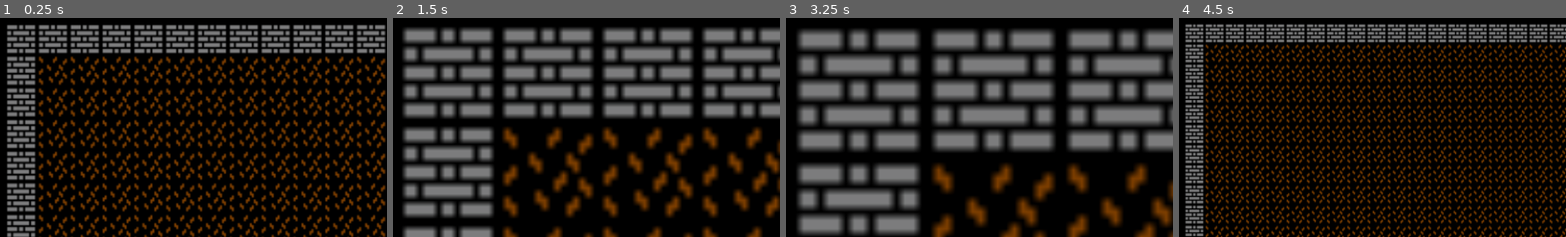
Above: before the commit, frames 1-4 (left to right).
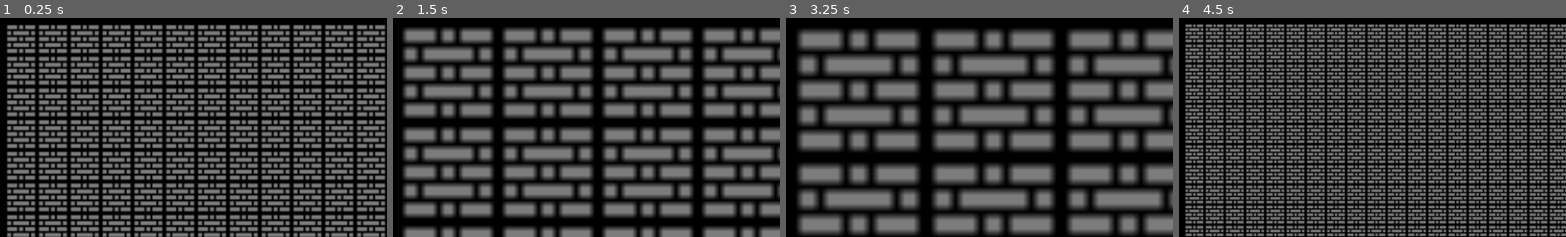
Above: after the commit, the same moments.

Repository: mat148/RougeLikeDev-2024-Take-2
Game: Godot game, scene res://src/Game/grid-test.tscn
Two runs of this game, one before a commit and one after it. Both use one fixed random seed, a clock stepped at 60 frames per second and the inputs below. This scene is started directly instead of the project's main scene.
Inputs:
- Up to frame 1 (0.25 s): no input
- Up to frame 2 (1.5 s): tap Enter at 0.5 s; hold Right (ui_right) 0.53-1.28 s; tap Space at 1.25 s; hold Down (ui_down) from 1.28 s (still down)
- Up to frame 3 (3.25 s): release Down (ui_down) at 2.03 s; hold Right (ui_right) 2.03-2.78 s; tap Enter at 2.75 s; hold Up (ui_up) from 2.78 s (still down)
- Up to frame 4 (4.5 s): release Up (ui_up) at 3.53 s; hold Left (ui_left) from 3.53 s (still down); tap Space at 4.25 s

The runs differ from the first frame. In frame 1, 54% of the frame differs, in the area x 9-100%, y 17-100%; in frame 2, 27%; in frame 3, 17%; in frame 4, 61%, in the area x 6-100%, y 12-100%.

Commit message:
merged polygons

Diff:
--- /dev/null
+++ b/assets/definitions/tiles/tile_config.tres
@@ -0,0 +1,6 @@
+[gd_resource type="Resource" script_class="TileConfig" load_steps=2 format=3 uid="uid://dglh60nkxk7hp"]
+
+[ext_resource type="Script" path="res://src/Map/tile_config.gd" id="1_ajrlx"]
+
+[resource]
+script = ExtResource("1_ajrlx")
--- /dev/null
+++ b/assets/definitions/tiles/tile_definition_grass.tres
@@ -0,0 +1,16 @@
+[gd_resource type="Resource" script_class="TileDefinition" load_steps=4 format=3 uid="uid://2e5tvssfq4wh"]
+
+[ext_resource type="Script" path="res://src/Map/tile_definition.gd" id="1_2ehpn"]
+[ext_resource type="Texture2D" uid="uid://eda6dnpl0wd1" path="res://assets/images/monochrome_packed.png" id="2_5ry2q"]
+
+[sub_resource type="AtlasTexture" id="AtlasTexture_ttefu"]
+atlas = ExtResource("2_5ry2q")
+region = Rect2(112, 0, 16, 16)
+
+[resource]
+script = ExtResource("1_2ehpn")
+texture = SubResource("AtlasTexture_ttefu")
+color_lit = Color(1, 1, 1, 1)
+color_dark = Color(0.498039, 0.498039, 0.498039, 1)
+is_walkable = true
+is_transparent = true
--- a/src/Game/game-grid.gd
+++ b/src/Game/game-grid.gd
@@ -1,7 +1,7 @@
 class_name GameGrid
 extends Node2D
 
-var thread = Thread
+#var thread: Thread
 
 const player_definition: EntityDefinition = preload("res://assets/definitions/entities/actors/entity_definition_player.tres")
 const tile_size = 16
@@ -14,12 +14,13 @@
 
 
 func _ready() -> void:
-	thread = thread.new()
+	#thread = Thread.new()
+	#thread.start(map.generate)
 	#player = Entity.new(Vector2i.ZERO, player_definition)
 	#remove_child(camera)
 	#player.add_child(camera)
 	#entities.add_child(player)
-	map.generate(player)
+	map.generate()
 	#map.update_fov(player.grid_position)
 
 
--- /dev/null
+++ b/src/Game/polygon_test.gd
@@ -0,0 +1,29 @@
+extends Node2D
+
+@export var polygon1: Polygon2D
+@export var polygon2: Polygon2D
+
+@export var polygon3: Polygon2D
+
+func _ready() -> void:
+	print(polygon1.polygon)
+	print(polygon2.polygon)
+
+	var transformed_polygon_1 = polygon1.transform * polygon1.polygon
+	polygon1.transform = Transform2D.IDENTITY
+	polygon1.polygon = transformed_polygon_1
+
+	var transformed_polygon_2 = polygon2.transform * polygon2.polygon
+	polygon2.transform = Transform2D.IDENTITY
+	polygon2.polygon = transformed_polygon_2
+
+	var merged_polygon = Geometry2D.merge_polygons(polygon1.polygon, polygon2.polygon)
+
+	polygon3.polygon = merged_polygon[0]
+	print(merged_polygon)
+
+	#var result = Geometry2D.merge_polygons(polygon1.polygon, polygon2.polygon)
+	#print(result)
+	#
+	#polygon3.polygon = result[0]
+	#polygon3.transform.basis_xform(polygon2.position)
--- /dev/null
+++ b/src/Game/polygon_test.tscn
@@ -0,0 +1,22 @@
+[gd_scene load_steps=2 format=3 uid="uid://ch6xi8brlaakc"]
+
+[ext_resource type="Script" path="res://src/Game/polygon_test.gd" id="1_a0ktl"]
+
+[node name="PolygonTest" type="Node2D" node_paths=PackedStringArray("polygon1", "polygon2", "polygon3")]
+script = ExtResource("1_a0ktl")
+polygon1 = NodePath("Polygon2D")
+polygon2 = NodePath("Polygon2D2")
+polygon3 = NodePath("Polygon2D3")
+
+[node name="Polygon2D" type="Polygon2D" parent="."]
+color = Color(0, 0, 0.560784, 1)
+polygon = PackedVector2Array(0, 0, 0, 64, 64, 64, 64, 0)
+
+[node name="Polygon2D2" type="Polygon2D" parent="."]
+position = Vector2(64, 0)
+color = Color(0.760784, 0, 0, 1)
+polygon = PackedVector2Array(0, 0, 0, 64, 64, 64, 64, 0)
+
+[node name="Polygon2D3" type="Polygon2D" parent="."]
+position = Vector2(0, 128)
+color = Color(0, 0.85098, 0.560784, 1)
--- a/src/Map/grid-test/grid-generator.gd
+++ b/src/Map/grid-test/grid-generator.gd
@@ -1,9 +1,16 @@
 class_name GridGenerator
 extends Node
 
+var directions = [
+	Vector2.UP,
+	Vector2.LEFT,
+	Vector2.DOWN,
+	Vector2.RIGHT
+]
+
 @export_category("Map Dimensions")
-@export var map_width: int = 310
-@export var map_height: int = 310
+@export var map_width: int = 132
+@export var map_height: int = 132
 
 @export_category("Rooms RNG")
 @export var max_rooms: int = 30
@@ -12,52 +19,169 @@
 
 var _rng := RandomNumberGenerator.new()
 
+var plots: Array[Plot] = []
+var roads: Array[Road] = []
+
+var plot_size = 11
+var road_size = 11
+
 
 func _ready() -> void:
 	_rng.randomize()
 
-func generate_dungeon(player: Entity) -> MapDataGrid:
-	var plot_size = 20
-	var road_size = 11
-
+func generate_dungeon() -> MapDataGrid:
 	# Check if map_width and map_height are divisible by plot_size
-	if map_width % (plot_size + road_size) != 0:
+	if map_width % (plot_size * 2) != 0:
 		printerr("Error: map_width must be divisible by the plot_size of ", plot_size)
-	if map_height % (plot_size + road_size) != 0:
+	if map_height % (plot_size * 2) != 0:
 		printerr("Error: map_height must be divisible by the plot_size of ", plot_size)
 
 	var dungeon := MapDataGrid.new(map_width, map_height)
-
-	var rooms: Array[Rect2i] = []
 
 	#Roads 11
 	#Plot 10
 
-	var calc_width = map_width/(plot_size + road_size)
-	var calc_height = map_height/(plot_size + road_size)
-
-	var x: int = 0
-	var y: int = 0
-	for width in calc_width:
-		for height in calc_height:
-			var new_room := Rect2i(
-				width * (plot_size + road_size),
-				height * (plot_size + road_size), plot_size, plot_size)
-
-			var has_intersections := false
-			for room in rooms:
-				# Rect2i.intersects() checks for overlapping points. In order to allow bordering rooms one room is shrunk.
-				if room.intersects(new_room.grow(-1)):
-					has_intersections = true
-					break
-			if has_intersections:
-				continue
-
-			_carve_room(dungeon, new_room)
-			rooms.append(new_room)
-
-		#x += (plot_size + road_size)
-		#y += (plot_size + road_size)
+	#Generate possible locations for plots
+	#Pick rand location
+	#Place plot
+	#Pick a random direction
+	#check if we can place a plot or road
+	#add them to an array
+	#choose a random one
+		#place a plot or road
+
+	var calc_plot_width = map_width/(plot_size * 2)
+	var calc_plot_height = map_height/(plot_size * 2)
+
+	var rand_plot_location: Vector2 = Vector2(randi_range(0, calc_plot_width - 1), randi_range(0, calc_plot_height - 1))
+	rand_plot_location = rand_plot_location * (plot_size * 2)
+
+	var possible_plots: Array[Plot] = []
+	possible_plots.append(
+		Plot.new(
+			[
+				rand_plot_location,
+				Vector2i(rand_plot_location.x + plot_size, rand_plot_location.y),
+				Vector2i(rand_plot_location.x + plot_size, rand_plot_location.y + plot_size),
+				Vector2i(rand_plot_location.x, rand_plot_location.y + plot_size),
+			],
+			rand_plot_location
+		)
+	)
+
+	#_carve_room(dungeon, possible_plots[0])
+	_carve_area_polygon(dungeon, possible_plots[0])
+	plots.append(possible_plots[0])
+
+	#var plot_count: int = 0
+	while !possible_plots.is_empty():
+		var new_plot: Plot = possible_plots.pop_back()
+		#plot_count += 1
+
+		#random direction
+		var directions_copy = directions.duplicate(true)
+		while !directions_copy.is_empty():
+			var options:= []
+			var random_direction = directions_copy.pick_random()
+
+			#Check direction plot
+			#TODO check if plot_count > 4
+			var possible_plot_location = new_plot.position + (random_direction * (plot_size * 2))
+			var possible_plot = Plot.new(
+				[
+					possible_plot_location,
+					Vector2i(possible_plot_location.x + plot_size, possible_plot_location.y),
+					Vector2i(possible_plot_location.x + plot_size, possible_plot_location.y + plot_size),
+					Vector2i(possible_plot_location.x, possible_plot_location.y + plot_size),
+				],
+				possible_plot_location
+			)
+
+			if dungeon.area.has_point(possible_plot_location):
+				var has_intersections := false
+				var all_objects: Array[BaseObject] = []
+				all_objects.append_array(plots)
+				all_objects.append_array(roads)
+
+				for object in all_objects:
+					if object.intersects(possible_plot):
+						has_intersections = true
+						break
+				if !has_intersections:
+					options.append(possible_plot)
+
+			#TODO Check direction road
+			var possible_road_location = new_plot.position + (random_direction * (plot_size))
+			var possible_road = Road.new(
+				[
+					possible_road_location,
+					Vector2i(possible_road_location.x + plot_size, possible_road_location.y),
+					Vector2i(possible_road_location.x + plot_size, possible_road_location.y + plot_size),
+					Vector2i(possible_road_location.x, possible_road_location.y + plot_size),
+				],
+				random_direction,
+				possible_road_location
+			)
+			if dungeon.area.has_point(possible_road_location):
+				var has_intersections := false
+				var all_objects: Array[BaseObject] = []
+				all_objects.append_array(plots)
+				all_objects.append_array(roads)
+
+				for object in all_objects:
+					if object.intersects(possible_road):
+						has_intersections = true
+						break
+				if !has_intersections:
+					options.append(possible_road)
+
+
+			if options:
+				#Place plot or road
+				var new_option_direction = options.pick_random()
+
+				#if plot
+				if new_option_direction.name == 'Plot':
+					var merged_plot = new_plot.merge_objects(new_option_direction)
+					var new_merged_plot = Plot.new(
+						merged_plot,
+						new_plot.position
+					)
+					plots.erase(new_plot)
+					new_plot = new_merged_plot
+					plots.append(new_merged_plot)
+					possible_plots.append(new_option_direction)
+
+				#If road
+				if new_option_direction.name == 'Road':
+					roads.append(new_option_direction)
+
+				#_carve_room(dungeon, new_option_direction)
+
+			directions_copy.erase(random_direction)
+
+	for plot in plots:
+		#_carve_room(dungeon, plot)
+		_carve_area_polygon(dungeon, plot)
+
+	for road in roads:
+		#_carve_room(dungeon, road)
+		_carve_area_polygon(dungeon, road)
+
+	#for width in calc_plot_width:
+		#for height in calc_plot_height:
+			#var new_plot := Rect2i(
+				#width * (plot_size * 2),
+				#height * (plot_size * 2), plot_size, plot_size
+			#)
+			#plots.append(new_plot)
+
+	#var calc_road_width = map_width/(plot_size)
+	#var calc_road_height = map_height/(plot_size)
+	#
+	#for width in calc_road_width:
+		#for height in calc_road_height:
+			#generate_road(width, height, dungeon)
 
 	#for _try_room in max_rooms:
 		#var room_width: int = _rng.randi_range(room_min_size, room_max_size)
@@ -88,16 +212,109 @@
 
 	return dungeon
 
-func _carve_tile(dungeon: MapDataGrid, x: int, y: int) -> void:
+#func generate_plot(width, height, dungeon) -> void:
+	#var plots: Array[Rect2i] = []
+	#
+	#var new_plot := Rect2i(
+	#width * (plot_size + road_size),
+	#height * (plot_size + road_size), plot_size, plot_size)
+#
+	#var has_intersections := false
+	#for plot in plots:
+		## Rect2i.intersects() checks for overlapping points. In order to allow bordering rooms one room is shrunk.
+		#if plot.intersects(new_plot.grow(-1)):
+			#has_intersections = true
+			#break
+	#if !has_intersections:
+		#_carve_room(dungeon, new_plot)
+		#plots.append(new_plot)
+
+#func generate_road(width, height, dungeon) -> void:
+	#var roads: Array[Rect2i] = []
+	#
+	#var new_road := Rect2i(
+	#width * (plot_size + road_size),
+	#height * (plot_size + road_size), road_size, road_size)
+#
+	#var has_intersections := false
+	#for road in roads:
+		## Rect2i.intersects() checks for overlapping points. In order to allow bordering rooms one room is shrunk.
+		#if road.intersects(new_road.grow(-1)):
+			#has_intersections = true
+			#break
+	#if !has_intersections:
+		#_carve_room(dungeon, new_road)
+		#roads.append(new_road)
+
+func _carve_tile(dungeon: MapDataGrid, x: int, y: int, tile_type: String = 'floor') -> void:
 	var tile_position = Vector2i(x, y)
 	var tile: TileGrid = dungeon.get_tile(tile_position)
-	tile.set_tile_type(dungeon.tile_types.floor)
-
-func _carve_room(dungeon: MapDataGrid, room: Rect2i) -> void:
-	var inner: Rect2i = room.grow(-1)
-	for y in range(inner.position.y, inner.end.y + 1):
-		for x in range(inner.position.x, inner.end.x + 1):
-			_carve_tile(dungeon, x, y)
+	tile.set_tile_type(dungeon.tile_types[tile_type])
+
+#func _carve_room(dungeon: MapDataGrid, room) -> void:
+	#var plot: Rect2i = room.rect2D
+	#var inner: Rect2i = plot.grow(-1)
+	#for y in range(plot.position.y, plot.end.y + 1):
+		#for x in range(plot.position.x, plot.end.x + 1):
+			#_carve_tile(dungeon, x, y)
+
+func _carve_area_polygon(dungeon, area) -> void:
+	var area_name = area.name
+	var min_max = area.get_bounding_box()
+	var min_x = min_max.min_x
+	var max_x = min_max.max_x
+	var min_y = min_max.min_y
+	var max_y = min_max.max_y
+
+	if area_name == 'Plot':
+		for y in range(min_y, max_y + 1):
+			for x in range(min_x, max_x + 1):
+				var tile_pos = Vector2i(x, y)
+				if area._is_point_in_polygon(tile_pos):
+					_carve_tile(dungeon, x, y)
+
+	if area_name == 'Road':
+		if area.direction == Vector2i.UP || area.direction == Vector2i.DOWN:
+			_place_horizontal_road(dungeon, min_x, max_x, min_y)
+
+		if area.direction == Vector2i.LEFT || area.direction == Vector2i.RIGHT:
+			_place_vertical_road(dungeon, min_y, max_y, min_x)
+
+func _place_horizontal_road(dungeon, min_x, max_x, min_y) -> void:
+	for x in range(min_x, max_x):
+		_carve_tile(dungeon, x, min_y, 'tree')
+		_carve_tile(dungeon, x, min_y + 1, 'tree')
+		_carve_tile(dungeon, x, min_y + 2, 'wall')
+
+		_carve_tile(dungeon, x, min_y + 3, 'floor')
+		_carve_tile(dungeon, x, min_y + 4, 'floor')
+
+		_carve_tile(dungeon, x, min_y + 5, 'tree')
+
+		_carve_tile(dungeon, x, min_y + 6, 'floor')
+		_carve_tile(dungeon, x, min_y + 7, 'floor')
+
+		_carve_tile(dungeon, x, min_y + 8, 'wall')
+		_carve_tile(dungeon, x, min_y + 9, 'tree')
+		_carve_tile(dungeon, x, min_y + 10, 'tree')
+
+func _place_vertical_road(dungeon, min_y, max_y, min_x) -> void:
+	for y in range(min_y, max_y):
+		_carve_tile(dungeon, min_x, y, 'tree')
+		_carve_tile(dungeon, min_x + 1, y, 'tree')
+		_carve_tile(dungeon, min_x + 2, y, 'wall')
+
+		_carve_tile(dungeon, min_x + 3, y, 'floor')
+		_carve_tile(dungeon, min_x + 4, y, 'floor')
+
+		_carve_tile(dungeon, min_x + 5, y, 'tree')
+
+		_carve_tile(dungeon, min_x + 6, y, 'floor')
+		_carve_tile(dungeon, min_x + 7, y, 'floor')
+
+		_carve_tile(dungeon, min_x + 8, y, 'wall')
+		_carve_tile(dungeon, min_x + 9, y, 'tree')
+		_carve_tile(dungeon, min_x + 10, y, 'tree')
 
 func _tunnel_horizontal(dungeon: MapDataGrid, y: int, x_start: int, x_end: int) -> void:
 	var x_min: int = mini(x_start, x_end)
--- a/src/Map/grid-test/map-grid.gd
+++ b/src/Map/grid-test/map-grid.gd
@@ -7,16 +7,16 @@
 @onready var dungeon_generator: GridGenerator = $DungeonGenerator
 #@onready var field_of_view: FieldOfView = $FieldOfView
 
-func generate(player) -> MapDataGrid:
-	map_data = dungeon_generator.generate_dungeon(player)
+func generate() -> void:
+	map_data = dungeon_generator.generate_dungeon()
 	_place_tiles()
 
-	return map_data
+	#return map_data
 
 func _place_tiles() -> void:
 	for x in range(0, map_data.width, 1):
 		for y in range(0, map_data.height, 1):
-			add_child(map_data.tiles[x][y])
+			call_deferred("add_child", map_data.tiles[x][y])
 
 #func update_fov(player_position: Vector2i) -> void:
 	#field_of_view.update_fov(map_data, player_position, fov_radius)
--- /dev/null
+++ b/src/Map/grid-test/object_base.gd
@@ -0,0 +1,41 @@
+extends RefCounted
+class_name BaseObject
+
+var name: String = ""
+var polygon: Polygon2D
+var position: Vector2
+
+func get_bounding_box() -> Dictionary:
+	var points: PackedVector2Array = polygon.polygon
+
+	var min_x = points[0].x
+	var max_x = points[0].x
+	var min_y = points[0].y
+	var max_y = points[0].y
+
+	for point in points:
+		min_x = min(min_x, point.x)
+		max_x = max(max_x, point.x)
+		min_y = min(min_y, point.y)
+		max_y = max(max_y, point.y)
+
+	return {'min_x': min_x, 'max_x': max_x, 'min_y': min_y, 'max_y': max_y}
+
+func intersects(object2: BaseObject) -> bool:
+	var polygon2: Polygon2D = object2.polygon
+	var intersections: Array[PackedVector2Array] = Geometry2D.intersect_polygons(polygon.polygon, polygon2.polygon)
+
+	if intersections.is_empty(): return false
+	else: return true
+
+func _is_point_in_polygon(point: Vector2i) -> bool:
+	return Geometry2D.is_point_in_polygon(point, polygon.polygon)
+
+func merge_objects(object2: BaseObject) -> Array[PackedVector2Array]:
+	var polygon2: Polygon2D = object2.polygon
+	var new_object = Geometry2D.merge_polygons(polygon.polygon, polygon2.polygon)
+
+	print(new_object)
+	print(PackedVector2Array(new_object))
+
+	return new_object
--- /dev/null
+++ b/src/Map/grid-test/plot.gd
@@ -0,0 +1,16 @@
+extends BaseObject
+class_name Plot
+
+var plot_count: int = 1
+
+func _init(polygonArray: PackedVector2Array, new_position: Vector2i) -> void:
+	name = 'Plot'
+	position = new_position
+	polygon = Polygon2D.new()
+	polygon.polygon = polygonArray
+
+func update_plot_count(amount: int) -> void:
+	plot_count += amount
+
+func return_plot_count() -> int:
+	return plot_count
--- /dev/null
+++ b/src/Map/grid-test/road.gd
@@ -0,0 +1,11 @@
+extends BaseObject
+class_name Road
+
+var direction: Vector2i
+
+func _init(polygonArray: PackedVector2Array, new_direction: Vector2i, new_position: Vector2i) -> void:
+	name = "Road"
+	position = new_position
+	polygon = Polygon2D.new()
+	polygon.polygon = polygonArray
+	direction = new_direction
--- /dev/null
+++ b/src/Utils/Polygon2D_ext.gd
@@ -0,0 +1,116 @@
+extends Polygon2D
+class_name Polygon2D_ext
+
+var ref_name = ""
+
+func get_bounding_box() -> Dictionary:
+	var points: PackedVector2Array = polygon
+
+	var min_x = points[0].x
+	var max_x = points[0].x
+	var min_y = points[0].y
+	var max_y = points[0].y
+
+	for point in points:
+		min_x = min(min_x, point.x)
+		max_x = max(max_x, point.x)
+		min_y = min(min_y, point.y)
+		max_y = max(max_y, point.y)
+
+	return {'min_x': min_x, 'max_x': max_x, 'min_y': min_y, 'max_y': max_y}
+
+func _is_point_in_polygon(point: Vector2i) -> bool:
+	var points: PackedVector2Array = polygon
+	var inside = false
+	var j = points.size() - 1
+	for i in range(points.size()):
+		var xi = points[i].x
+		var yi = points[i].y
+		var xj = points[j].x
+		var yj = points[j].y
+		var intersect = ((yi > point.y) != (yj > point.y)) and \
+				(point.x < (xj - xi) * (point.y - yi) / (yj - yi) + xi)
+		if intersect:
+			inside = not inside
+		j = i
+	return inside
+
+func intersects(polygon2: Plot) -> bool:
+	var bounding_box_1: Dictionary = get_bounding_box()
+	var bounding_box_2: Dictionary = polygon2.get_bounding_box()
+
+	if not bounding_boxes_intersect(bounding_box_1, bounding_box_2):
+		return false
+
+	var polygon1 = polygon
+	if edges_intersect(polygon1, polygon2.polygon):
+		return true
+
+	for point in polygon1:
+		if is_point_in_polygon(point, polygon2.polygon):
+			return true
+	for point in polygon2.polygon:
+		if is_point_in_polygon(point, polygon1):
+			return true
+
+	return false
+
+func bounding_boxes_intersect(bounding_box_1: Dictionary, bounding_box_2: Dictionary) -> bool:
+	var min_x_1 = bounding_box_1.min_x
+	var max_x_1 = bounding_box_1.max_x
+	var min_y_1 = bounding_box_1.min_y
+	var max_y_1 = bounding_box_1.max_y
+
+	var min_x_2 = bounding_box_2.min_x
+	var max_x_2 = bounding_box_2.max_x
+	var min_y_2 = bounding_box_2.min_y
+	var max_y_2 = bounding_box_2.max_y
+
+	return !(min_x_1 > max_x_2 or min_x_2 > max_x_1 or min_y_1 > max_y_2 or min_y_2 > max_y_1)
+
+func edges_intersect(polygon1: Array[Vector2i], polygon2: Array[Vector2i]) -> bool:
+	for i in range(polygon1.size()):
+		var a1 = polygon1[i]
+		var a2 = polygon1[(i + 1) % polygon1.size()]
+
+		for j in range(polygon2.size()):
+			var b1 = polygon2[j]
+			var b2 = polygon2[(j + 1) % polygon2.size()]
+
+			if line_segments_intersect(a1, a2, b1, b2):
+				return true
+
+	return false
+
+func line_segments_intersect(p1: Vector2, p2: Vector2, q1: Vector2, q2: Vector2) -> bool:
+	var r = p2 - p1
+	var s = q2 - q1
+	var rxs = r.cross(s)
+	var q_p = q1 - p1
+	var qpxr = q_p.cross(r)
+
+	if rxs == 0 and qpxr == 0:
+		# Collinear case, check for overlap
+		return (q1 - p1).dot(q1 - p2) <= 0 or (q2 - p1).dot(q2 - p2) <= 0
+
+	if rxs == 0 and qpxr != 0:
+		return false
+
+	var t = q_p.cross(s) / rxs
+	var u = q_p.cross(r) / rxs
+
+	return (t >= 0 and t <= 1 and u >= 0 and u <= 1)
+
+func is_point_in_polygon(point: Vector2i, polygon: Array[Vector2i]) -> bool:
+	var inside = false
+	var j = polygon.size() - 1
+
+	for i in range(polygon.size()):
+		var vi = polygon[i]
+		var vj = polygon[j]
+		if ((vi.y > point.y) != (vj.y > point.y)) and \
+	(point.x < (vj.x - vi.x) * (point.y - vi.y) / (vj.y - vi.y) + vi.x):
+			inside = not inside
+			j = i
+
+	return inside
Not shown: 1 places in src/Game/grid-test.tscn that only renumber resources
Not shown, added: assets/.DS_Store
